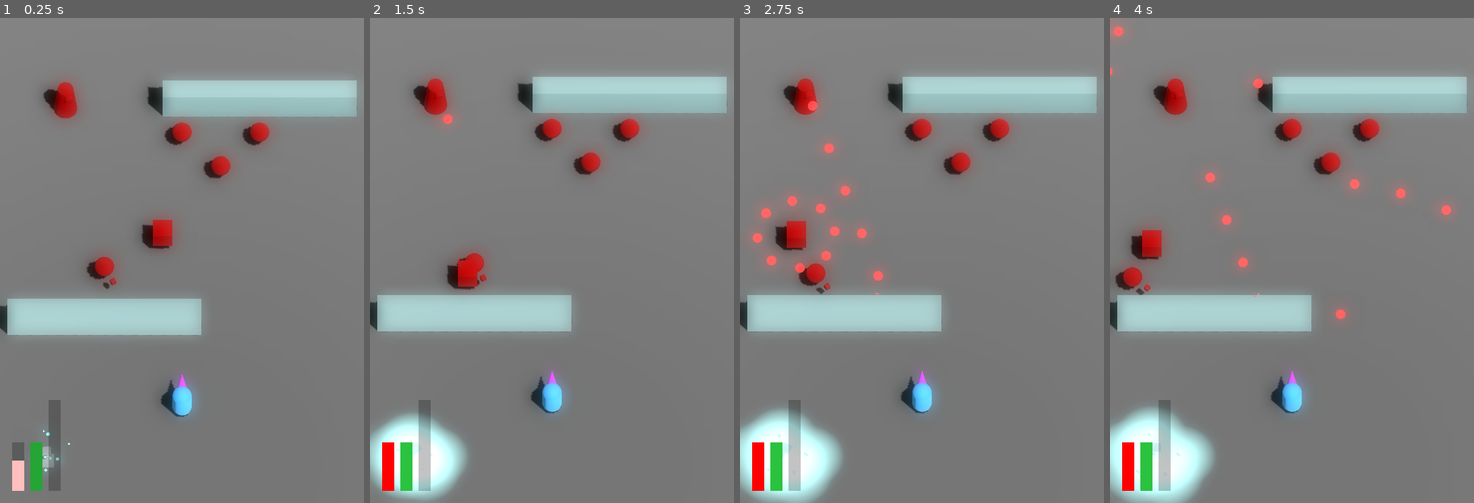
Above: before the commit, frames 1-4 (left to right).
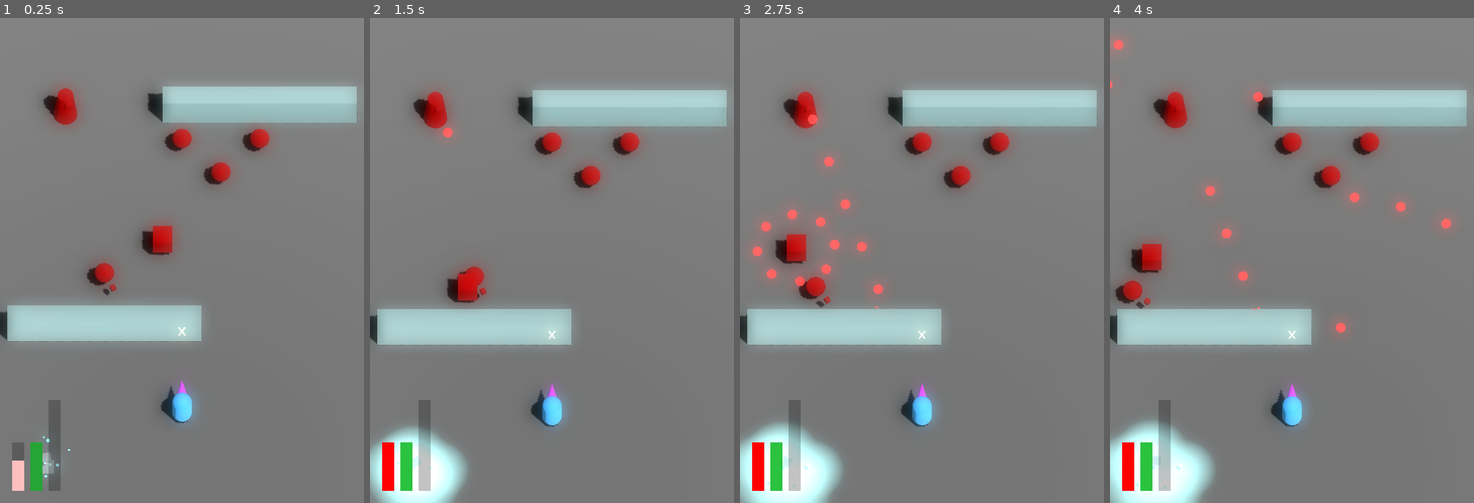
Above: after the commit, the same moments.

Repository: JackEvans24/bullet-absorb
Game: Godot game, scene res://scenes/main.tscn
Two runs of this game, one before a commit and one after it. Both use one fixed random seed, a clock stepped at 60 frames per second and the inputs below.
Inputs:
- Up to frame 1 (0.25 s): no input
- Up to frame 2 (1.5 s): no input
- Up to frame 3 (2.75 s): no input
- Up to frame 4 (4 s): no input

The runs differ from the first frame. In frame 1, 5.0% of the frame differs, in the area x 0-98%, y 12-95%; in frame 2, 13%; in frame 3, 15%, in the area x 0-99%, y 12-100%; in frame 4, 14%.

Commit message:
feat: add aim reticule to follow current aim position

Diff:
--- a/prefabs/player.tscn
+++ b/prefabs/player.tscn
@@ -21,6 +21,7 @@
 [ext_resource type="Script" path="res://scripts/mechanics/player/dash.gd" id="11_s2u1f"]
 [ext_resource type="Material" uid="uid://dlj8u7o0rqldc" path="res://materials/player/player_recovery.tres" id="12_cbt3u"]
 [ext_resource type="Material" uid="uid://bl15jqbmjfvys" path="res://materials/player/player_dash_particle.tres" id="20_n80do"]
+[ext_resource type="Script" path="res://scripts/mechanics/player/reticule.gd" id="21_tbx8f"]
 
 [sub_resource type="SphereShape3D" id="SphereShape3D_4kfv7"]
 radius = 5.0
@@ -88,11 +89,23 @@
 radius = 0.1
 height = 0.2
 
+[sub_resource type="StandardMaterial3D" id="StandardMaterial3D_ujjva"]
+render_priority = 22
+no_depth_test = true
+shading_mode = 0
+albedo_color = Color(1, 0.964, 0.64, 1)
+disable_receive_shadows = true
+
+[sub_resource type="TextMesh" id="TextMesh_6c04p"]
+material = SubResource("StandardMaterial3D_ujjva")
+text = "X"
+font_size = 64
+uppercase = true
+
 [node name="Player" type="CharacterBody3D"]
 transform = Transform3D(1, 0, 0, 0, 1, 0, 0, 0, 1, 0, 1, 0)
 collision_layer = 2
 script = ExtResource("1_u023k")
-fall_acceleration = null
 
 [node name="MoveState" type="Node" parent="."]
 script = ExtResource("2_pauji")
@@ -211,7 +224,18 @@
 draw_pass_1 = SubResource("SphereMesh_3tq4p")
 
 [node name="CameraFollowPoint" type="Node3D" parent="Pivot"]
-transform = Transform3D(1, 0, 0, 0, 1, 0, 0, 0, 1, 0, 0, -4)
+transform = Transform3D(1, 0, 0, 0, 1, 0, 0, 0, 1, 0, 0, -6)
+
+[node name="Reticule" type="Node3D" parent="Pivot"]
+script = ExtResource("21_tbx8f")
+
+[node name="Mesh" type="MeshInstance3D" parent="Pivot/Reticule"]
+transform = Transform3D(1, 0, 0, 0, -4.37114e-08, -1, 0, 1, -4.37114e-08, 0, 0.5, -5)
+cast_shadow = 0
+mesh = SubResource("TextMesh_6c04p")
+skeleton = NodePath("../..")
+
+[node name="DistanceCheck" type="RayCast3D" parent="Pivot/Reticule"]
 
 [node name="GroundDetection" type="CollisionShape3D" parent="."]
 shape = ExtResource("11_p7nyd")
--- /dev/null
+++ b/scripts/mechanics/player/reticule.gd
@@ -0,0 +1,17 @@
+class_name Reticule
+extends Node3D
+
+@export var max_reticule_distance := 6.0
+
+@onready var mesh: MeshInstance3D = $Mesh
+@onready var distance_check: RayCast3D = $DistanceCheck
+
+func _ready():
+    distance_check.target_position = Vector3.FORWARD * max_reticule_distance
+
+func _physics_process(_delta):
+    if not distance_check.is_colliding():
+        mesh.position = Vector3.FORWARD * max_reticule_distance
+        return
+
+    mesh.position = to_local(distance_check.get_collision_point())
Not shown: 1 places in prefabs/player.tscn that only renumber resources
